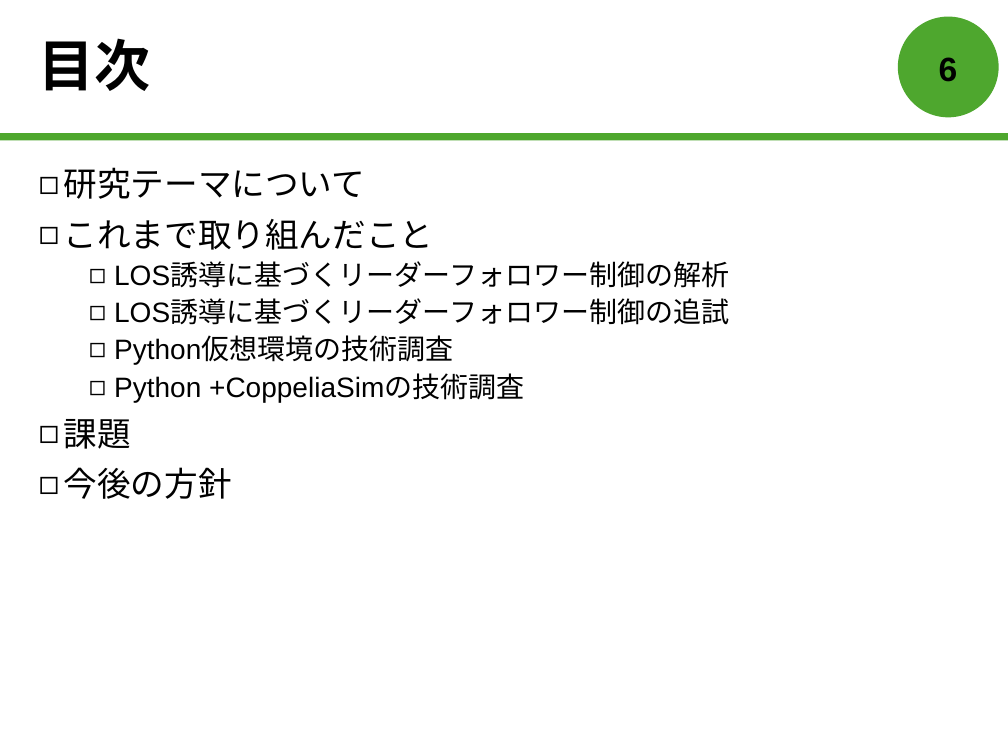
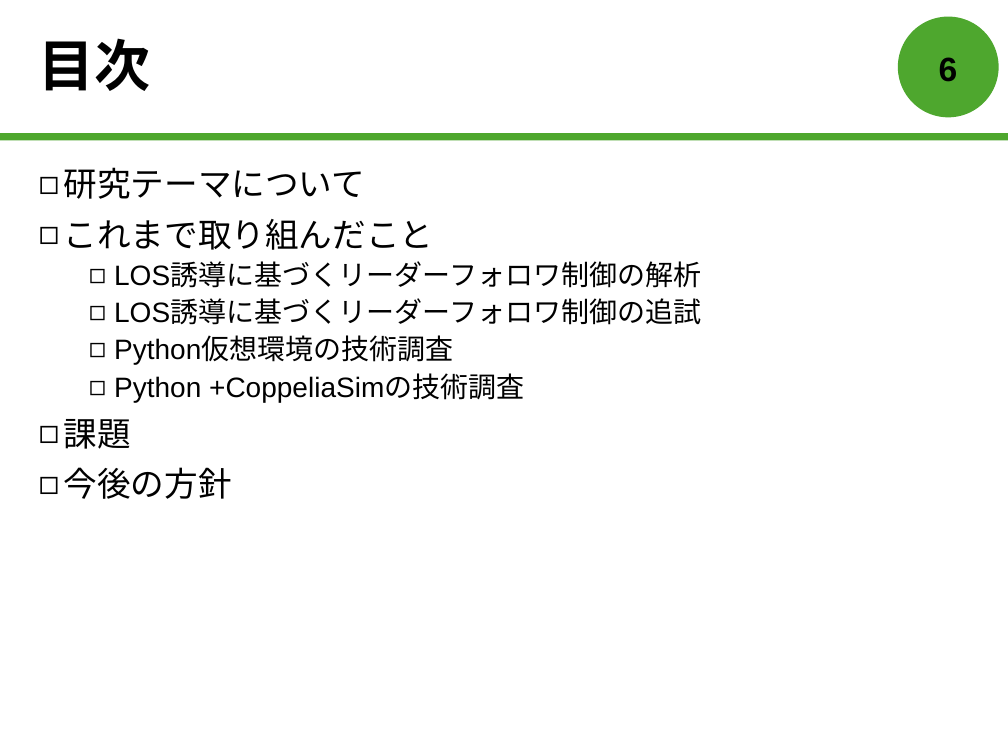
Before and after one commit to forest-book/MatlabLOSFormation, a slide deck: slide 7 of 森本皓斗.pptx. Drawn at 1008x756 pixels with LibreOffice and Linux fonts; fonts in the diff are those of the drawing. Boxes give left, top, right and bottom in pixels: in the first picture for what was removed or moved away, otherwise in the second. Text is boxed around its words. In the diff, an @@ line names an element or a change of style, - is before the commit and + after.

```diff
--- a/森本皓斗.pptx
+++ b/森本皓斗.pptx
@@ text at [114, 263, 701, 325]: text changed @@
-  ◻ LOS誘導に基づくリーダーフォロワー制御の解析
-  ◻ LOS誘導に基づくリーダーフォロワー制御の追試
+  ◻ LOS誘導に基づくリーダーフォロワ制御の解析
+  ◻ LOS誘導に基づくリーダーフォロワ制御の追試
```
Also in this commit, not shown: 4 other slides changed.
